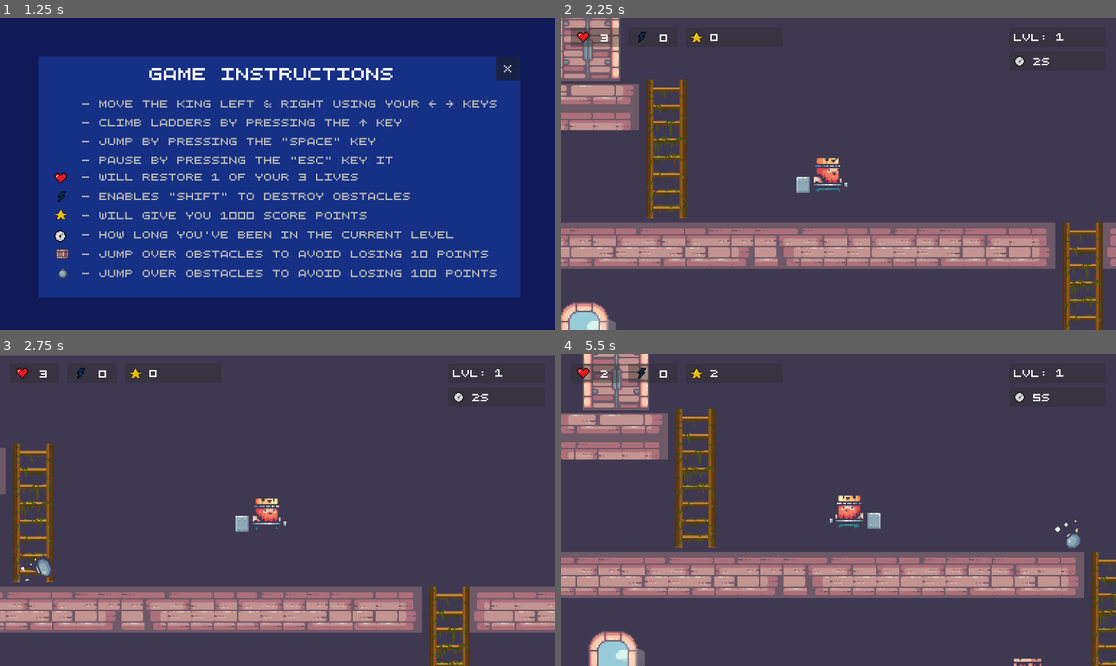
Above: before the commit, frames 1-4 (two rows, left to right).
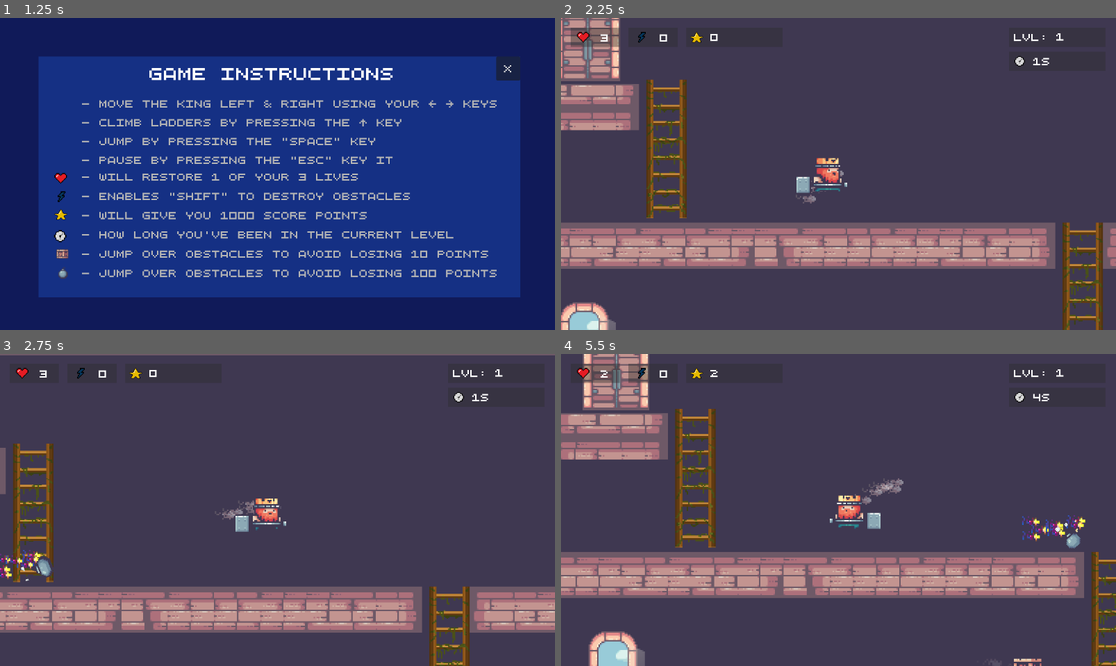
Above: after the commit, the same moments.

Repository: Ai2045/Castle-Climbers
Game: Godot game, scene res://Scenes/main_menu.tscn
Two runs of this game, one before a commit and one after it. Both use one fixed random seed, a clock stepped at 60 frames per second and the inputs below.
Inputs:
- Up to frame 1 (1.25 s): click "NEW GAME" at 0.5 s
- Up to frame 2 (2.25 s): click "X" at 1.25 s; tap Enter at 2 s; hold Right (ui_right) from 2.03 s (still down); hold Space (ui_jump) from 2.03 s (still down)
- Up to frame 3 (2.75 s): keep holding Right (ui_right); keep holding Space (ui_jump)
- Up to frame 4 (5.5 s): release Right (ui_right) at 2.78 s; release Space (ui_jump) at 2.78 s; hold Left (ui_left) 2.78-3.53 s; tap Space (ui_jump) at 2.85, 3.02, 3.32, 4.35, 4.52, 4.82 s; hold Right (ui_right) 3.53-4.28 s; hold Space (ui_jump) 3.53-4.28 s; hold Up (ui_up) 4.28-5.03 s; hold Left (ui_left) from 5.03 s (still down); hold Space (ui_jump) from 5.03 s (still down)

Frame 1 is identical in both runs. In frame 2, less than 0.1% of the frame differs, in the area x 42-87%, y 12-60%; in frame 3, 0.4%; in frame 4, 0.6%, in the area x 52-95%, y 12-100%.

Commit message:
particles

Diff:
--- a/Scenes/Bomb.tscn
+++ b/Scenes/Bomb.tscn
@@ -1,8 +1,17 @@
-[gd_scene load_steps=16 format=3 uid="uid://cg1ssrhnudoea"]
+[gd_scene load_steps=18 format=3 uid="uid://cg1ssrhnudoea"]
 
 [ext_resource type="Script" path="res://Scripts/Bomb.gd" id="1_qsiqf"]
+[ext_resource type="Texture2D" uid="uid://d0ecnuuteangn" path="res://Assets/Particles/7/1_14.png" id="2_584pq"]
 [ext_resource type="Texture2D" uid="uid://bmi3x00qiohuv" path="res://Assets/Kings and Pigs/Sprites/09-Bomb/Boooooom (52x56).png" id="2_w3mr7"]
 [ext_resource type="Texture2D" uid="uid://ccha35pmbi78h" path="res://Assets/Kings and Pigs/Sprites/09-Bomb/Bomb On (52x56).png" id="3_pgvor"]
+
+[sub_resource type="ParticleProcessMaterial" id="ParticleProcessMaterial_lxabf"]
+emission_shape = 1
+emission_sphere_radius = 10.0
+particle_flag_disable_z = true
+gravity = Vector3(0, 0, 0)
+orbit_velocity_min = 0.0
+orbit_velocity_max = 0.0
 
 [sub_resource type="AtlasTexture" id="AtlasTexture_b7al2"]
 atlas = ExtResource("2_w3mr7")
@@ -95,6 +104,14 @@
 sprite_animated = NodePath("AnimatedSprite2D")
 timer = NodePath("Timer")
 
+[node name="Effects" type="Node2D" parent="."]
+
+[node name="FireParticle" type="GPUParticles2D" parent="Effects"]
+position = Vector2(0, -5)
+process_material = SubResource("ParticleProcessMaterial_lxabf")
+texture = ExtResource("2_584pq")
+speed_scale = 10.0
+
 [node name="AnimatedSprite2D" type="AnimatedSprite2D" parent="."]
 sprite_frames = SubResource("SpriteFrames_go865")
 animation = &"explode"
--- a/Scenes/Box.tscn
+++ b/Scenes/Box.tscn
@@ -1,8 +1,18 @@
-[gd_scene load_steps=8 format=3 uid="uid://dw0ymi478h82j"]
+[gd_scene load_steps=10 format=3 uid="uid://dw0ymi478h82j"]
 
 [ext_resource type="Script" path="res://Scripts/Box.gd" id="1_lkt6o"]
+[ext_resource type="Texture2D" uid="uid://cemaj8suex6by" path="res://Assets/Particles/9/1_9.png" id="2_bq4xw"]
 [ext_resource type="Texture2D" uid="uid://bcb10ey5ggvu2" path="res://Assets/Kings and Pigs/Sprites/08-Box/Hit.png" id="2_gnjhw"]
 [ext_resource type="Texture2D" uid="uid://cwb88dltum2ut" path="res://Assets/Kings and Pigs/Sprites/08-Box/Idle.png" id="3_th0tn"]
+
+[sub_resource type="ParticleProcessMaterial" id="ParticleProcessMaterial_xxsg5"]
+emission_shape = 3
+emission_box_extents = Vector3(5, 4, 1)
+particle_flag_disable_z = true
+gravity = Vector3(0, 0, 0)
+orbit_velocity_min = 0.0
+orbit_velocity_max = 0.0
+scale_max = 1.5
 
 [sub_resource type="AtlasTexture" id="AtlasTexture_xgc7m"]
 atlas = ExtResource("2_gnjhw")
@@ -38,6 +48,15 @@
 script = ExtResource("1_lkt6o")
 animated_sprite = NodePath("AnimatedSprite2D")
 
+[node name="Effects" type="Node2D" parent="."]
+
+[node name="ThrowingParticle" type="GPUParticles2D" parent="Effects"]
+modulate = Color(1, 1, 1, 0.117647)
+position = Vector2(-10, 0)
+process_material = SubResource("ParticleProcessMaterial_xxsg5")
+texture = ExtResource("2_bq4xw")
+speed_scale = 5.0
+
 [node name="AnimatedSprite2D" type="AnimatedSprite2D" parent="."]
 sprite_frames = SubResource("SpriteFrames_go865")
 animation = &"explode"
--- a/Scenes/player.tscn
+++ b/Scenes/player.tscn
@@ -1,6 +1,7 @@
-[gd_scene load_steps=92 format=3 uid="uid://duomtukxcksgh"]
+[gd_scene load_steps=94 format=3 uid="uid://duomtukxcksgh"]
 
 [ext_resource type="Script" path="res://Scripts/Player.gd" id="1_o4idn"]
+[ext_resource type="Texture2D" uid="uid://d16bt2vbp2v0p" path="res://Assets/Particles/9/1_1.png" id="2_gwuvm"]
 [ext_resource type="Texture2D" uid="uid://1kw8i7c600wg" path="res://Assets/Kings and Pigs/Sprites/01-King Human/Attack (78x58).png" id="2_yd10t"]
 [ext_resource type="Texture2D" uid="uid://ggydf13nn61h" path="res://Assets/Kings and Pigs/Sprites/01-King Human/Door In (78x58).png" id="3_4espk"]
 [ext_resource type="Texture2D" uid="uid://sn0upismndmj" path="res://Assets/Kings and Pigs/Sprites/01-King Human/Dead (78x58).png" id="4_u0n8o"]
@@ -33,6 +34,15 @@
 
 [sub_resource type="RectangleShape2D" id="RectangleShape2D_guxkt"]
 size = Vector2(21, 23)
+
+[sub_resource type="ParticleProcessMaterial" id="ParticleProcessMaterial_wbgj1"]
+lifetime_randomness = 0.1
+emission_shape = 1
+emission_sphere_radius = 5.0
+particle_flag_disable_z = true
+gravity = Vector3(-10, 0, 0)
+orbit_velocity_min = 0.0
+orbit_velocity_max = 0.0
 
 [sub_resource type="AtlasTexture" id="AtlasTexture_el1w4"]
 atlas = ExtResource("2_yd10t")
@@ -882,7 +892,7 @@
 "speed": 11.0
 }]
 
-[node name="Player" type="CharacterBody2D" node_paths=Packed …(426 unchanged characters)… ostSFX", "attackSFX", "increaseScoreSFX")]
+[node name="Player" type="CharacterBody2D" node_paths=Packed …(426 unchanged characters)… ostSFX", "attackSFX", "increaseScoreSFX", "runningParticles")]
 script = ExtResource("1_o4idn")
 jump_height = -130
 player_sprite = NodePath("AnimatedSprite2D")
@@ -915,10 +925,20 @@
 boostSFX = NodePath("Music/BoostSFX")
 attackSFX = NodePath("Music/AttackSFX")
 increaseScoreSFX = NodePath("Music/IncreseScoreSFX")
+runningParticles = NodePath("Effects/RunningParticles")
 
 [node name="CollisionShape2D" type="CollisionShape2D" parent="."]
 position = Vector2(-7, 0.5)
 shape = SubResource("RectangleShape2D_guxkt")
+
+[node name="Effects" type="Node2D" parent="."]
+
+[node name="RunningParticles" type="GPUParticles2D" parent="Effects"]
+modulate = Color(1, 1, 1, 0.392157)
+emitting = false
+process_material = SubResource("ParticleProcessMaterial_wbgj1")
+texture = ExtResource("2_gwuvm")
+speed_scale = 3.0
 
 [node name="AnimatedSprite2D" type="AnimatedSprite2D" parent="."]
 sprite_frames = SubResource("SpriteFrames_0xd8b")
--- a/Scripts/Bomb.gd
+++ b/Scripts/Bomb.gd
@@ -19,6 +19,8 @@
 
 		if Global.can_hurt == true:
 			body.take_damage()
+			Global.is_climbing = false
+			Global.is_jumping = false
 
 	if body.name == "Level" and ! body.name.begins_with("Platform"):
 		sprite_animated.play("explode")
--- a/Scripts/Box.gd
+++ b/Scripts/Box.gd
@@ -12,6 +12,8 @@
 
 		if Global.can_hurt == true:
 			body.take_damage()
+			Global.is_climbing = false
+			Global.is_jumping = false
 
 	if body.name.begins_with("wall"):
 		queue_free()
--- a/Scripts/Player.gd
+++ b/Scripts/Player.gd
@@ -48,6 +48,8 @@
 @export var attackSFX: AudioStreamPlayer
 @export var increaseScoreSFX: AudioStreamPlayer
 
+@export var runningParticles: GPUParticles2D
+
 var attack_time_left = 0
 
 var level_start_time = Time.get_ticks_msec()
@@ -64,6 +66,12 @@
 	update_attack_boost.connect(attack.update_attack_boost)
 	update_score.connect(score_ui.update_score)
 	health_label.text = str(lives)
+
+	if Global.get_current_level_number() == 1:
+		set_process(false)
+		instructions.visible = true
+	else:
+		level_start_time = Time.get_ticks_msec()
 
 	background_music.play()
 
@@ -112,14 +120,25 @@
 		player_sprite.flip_h = true
 		player_sprite.play("run")
 		player_collisionShape.position.x = 7
+		score_rayCast.position.x = 5
+
+		runningParticles.emitting = true
+		runningParticles.process_material.gravity = Vector3(10,0,0)
+		runningParticles.position.x = 5
 
 	if Input.is_action_pressed("ui_right") && Global.is_jumping == false:
 		player_sprite.flip_h = false
 		player_sprite.play("run")
 		player_collisionShape.position.x = -7
+		score_rayCast.position.x = -5
+
+		runningParticles.emitting = true
+		runningParticles.process_material.gravity = Vector3(-10,0,0)
+		runningParticles.position.x = -5
 
 	if !Input.is_anything_pressed():
 		player_sprite.play("idle")
+		runningParticles.emitting = false
 
 func _input(event):
 
@@ -141,10 +160,12 @@
 		velocity.y = jump_height
 		player_sprite.play("jump")
 		jumpSFX.play()
+		runningParticles.emitting = true
 
 	if Global.is_climbing == true:
 		if !Input.is_anything_pressed():
 			player_sprite.play("idle")
+			runningParticles.emitting = false
 
 		if Input.is_action_pressed("ui_up"):
 			player_sprite.play("climb")
@@ -344,6 +365,8 @@
 
 
 func _on_accept_button_pressed():
-	instructions.hide()
+	instructions.visible = false
+
 	get_tree().paused = false
 	set_process(true)
+	level_start_time = Time.get_ticks_msec()
